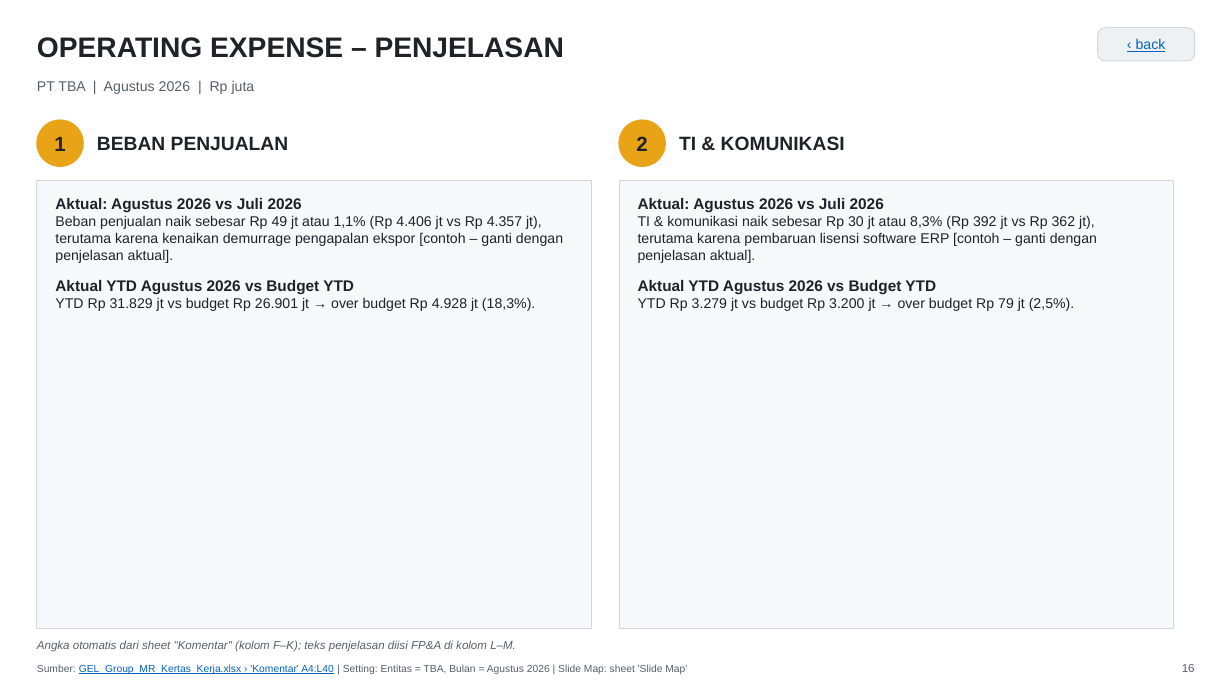
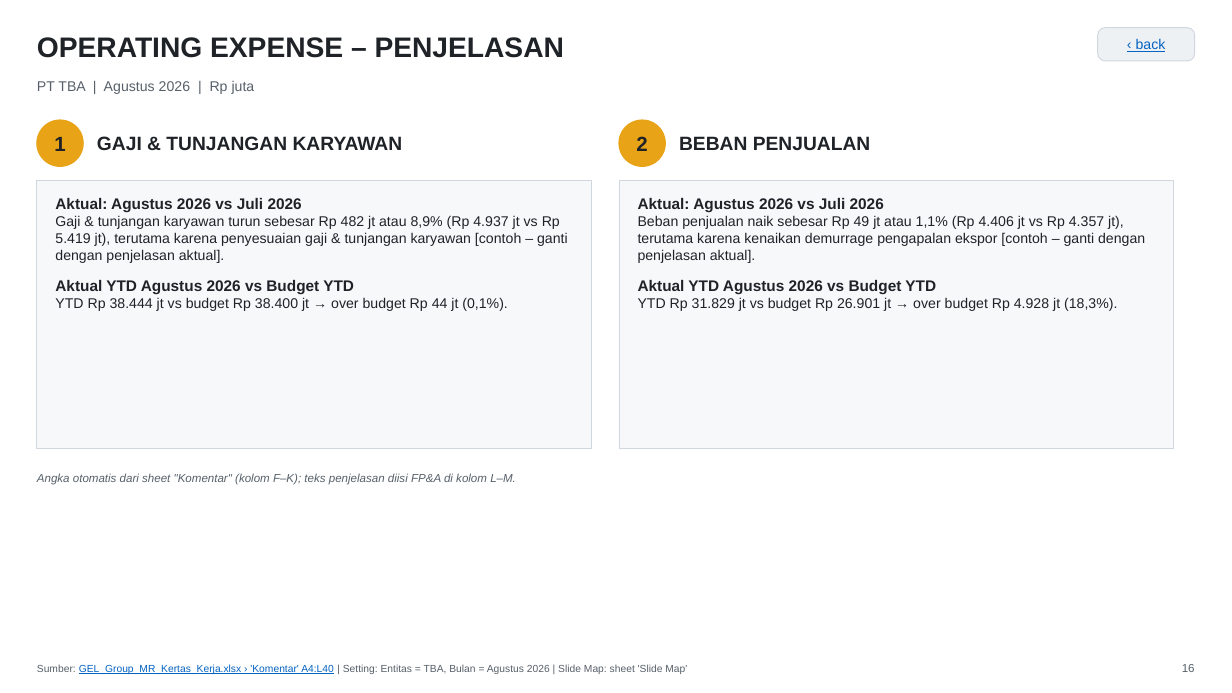
Before and after one commit to Riana-2106/Riana-NextGen-Builders-Final-Project, a slide deck: slide 16 of docs/fpa-global-energy-group/gel-group-management-report/GEL_Group_Management_Report.pptx. Drawn at 1232x693 pixels with LibreOffice and Linux fonts; fonts in the diff are those of the drawing. Boxes give left, top, right and bottom in pixels: in the first picture for what was removed or moved away, otherwise in the second. Text is boxed around its words. In the diff, an @@ line names an element or a change of style, - is before the commit and + after.

```diff
--- a/docs/fpa-global-energy-group/gel-group-management-report/GEL_Group_Management_Report.pptx
+++ b/docs/fpa-global-energy-group/gel-group-management-report/GEL_Group_Management_Report.pptx
@@ text at (x1=97, y1=136, x2=403, y2=150): text changed @@
-BEBAN PENJUALAN
+GAJI & TUNJANGAN KARYAWAN
@@ text at (x1=679, y1=136, x2=871, y2=150): text changed @@
-TI & KOMUNIKASI
+BEBAN PENJUALAN
@@ rectangle resized from (x1=37, y1=180, x2=592, y2=628) to (x1=37, y1=180, x2=592, y2=448) @@
@@ rectangle resized from (x1=619, y1=180, x2=1174, y2=628) to (x1=619, y1=180, x2=1174, y2=448) @@
@@ text at (x1=55, y1=215, x2=568, y2=263): text changed @@
-Beban penjualan naik sebesar Rp 49 jt atau 1,1% (Rp 4.406 jt vs Rp 4.357 jt), terutama karena kenaikan demurrage pengapalan ekspor [contoh – ganti dengan penjelasan aktual].
+Gaji & tunjangan karyawan turun sebesar Rp 482 jt atau 8,9% (Rp 4.937 jt vs Rp 5.419 jt), terutama karena penyesuaian gaji & tunjangan karyawan [contoh – ganti dengan penjelasan aktual].
@@ text at (x1=638, y1=215, x2=1145, y2=263): text changed @@
-TI & komunikasi naik sebesar Rp 30 jt atau 8,3% (Rp 392 jt vs Rp 362 jt), terutama karena pembaruan lisensi software ERP [contoh – ganti dengan penjelasan aktual].
+Beban penjualan naik sebesar Rp 49 jt atau 1,1% (Rp 4.406 jt vs Rp 4.357 jt), terutama karena kenaikan demurrage pengapalan ekspor [contoh – ganti dengan penjelasan aktual].
@@ text at (x1=55, y1=297, x2=508, y2=311): text changed @@
-YTD Rp 31.829 jt vs budget Rp 26.901 jt → over budget Rp 4.928 jt (18,3%).
+YTD Rp 38.444 jt vs budget Rp 38.400 jt → over budget Rp 44 jt (0,1%).
@@ text at (x1=638, y1=297, x2=1117, y2=311): text changed @@
-YTD Rp 3.279 jt vs budget Rp 3.200 jt → over budget Rp 79 jt (2,5%).
+YTD Rp 31.829 jt vs budget Rp 26.901 jt → over budget Rp 4.928 jt (18,3%).
@@ text "Angka otomatis dari sheet "Komentar" ..." moved from (x1=37, y1=640, x2=516, y2=652) to (x1=37, y1=473, x2=516, y2=485) @@
```
Also in this commit, not shown: 30 other slides changed, 1 slide added, 1 other file.
